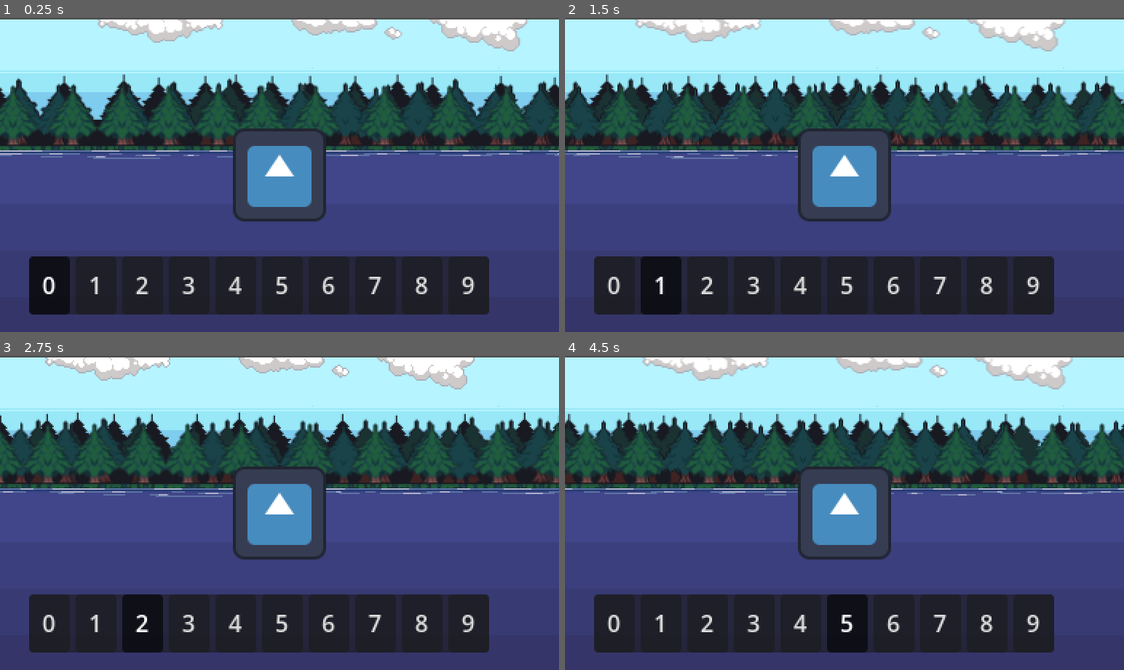
Above: before the commit, frames 1-4 (two rows, left to right).
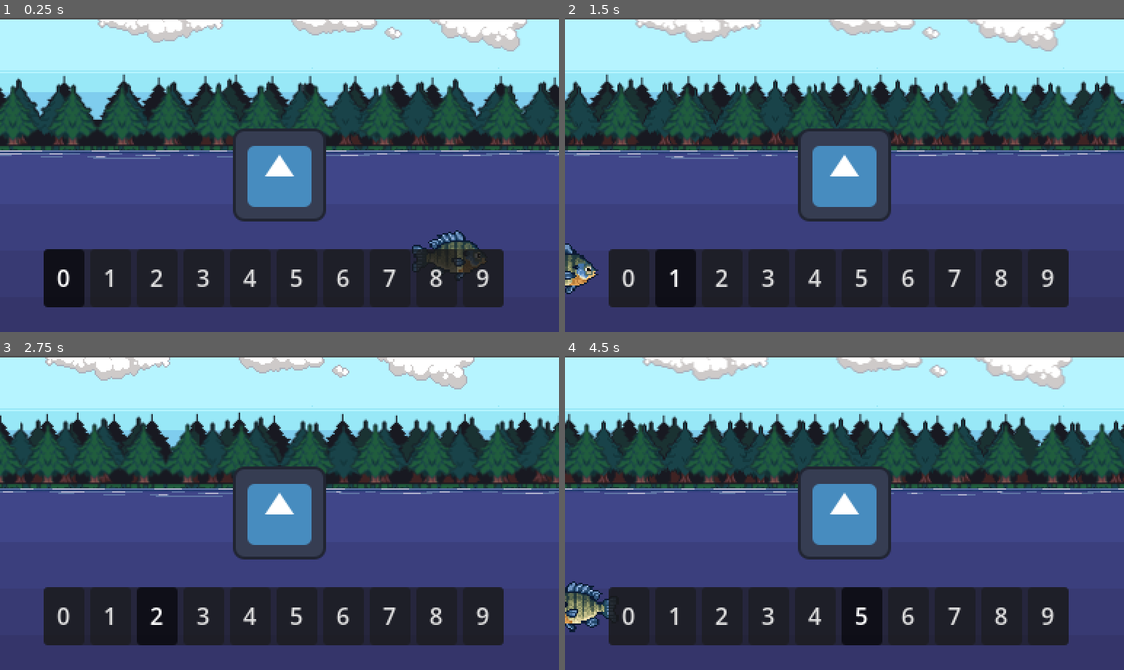
Above: after the commit, the same moments.

Repository: JuanPablo-29/Hoos-Fishing
Game: Godot game, scene res://scenes/MainGame.tscn
The game is run twice, just before and just after one commit, with the same random seed, the same clock (stepped at 60 frames per second) and the same inputs. The engine's default icon, where the game draws it, is replaced by a stand-in: a white triangle on a blue panel in a dark square.
Inputs:
- Up to frame 1 (0.25 s): no input
- Up to frame 2 (1.5 s): hold Right (move_right) 0.53-1.28 s; tap 0 (hotbar_0) at 0.6 s; hold Down (move_down) from 1.28 s (still down); tap 1 (hotbar_1) at 1.35 s
- Up to frame 3 (2.75 s): release Down (move_down) at 2.03 s; hold Right (move_right) from 2.03 s (still down); tap 2 (hotbar_2) at 2.1 s
- Up to frame 4 (4.5 s): release Right (move_right) at 2.78 s; hold Up (move_up) 2.78-3.53 s; tap 3 (hotbar_3) at 2.85 s; tap Enter at 3.5 s; hold Left (move_left) from 3.53 s (still down); tap 4 (hotbar_4) at 3.6 s; tap 5 (hotbar_5) at 4.35 s

The runs differ from the first frame. In frame 1, 6.7% of the frame differs, in the area x 5-91%, y 67-95%; in frame 2, 6.9%; in frame 3, 6.4%; in frame 4, 7.0%, in the area x 0-91%, y 71-95%.

Commit message:
Add Bluegill visual and swimming movement

Diff:
--- a/scenes/MainGame.tscn
+++ b/scenes/MainGame.tscn
@@ -3,6 +3,7 @@
 [ext_resource type="PackedScene" uid="uid://b3t74xir3luqf" path="res://scenes/Player.tscn" id="1_hat22"]
 [ext_resource type="PackedScene" uid="uid://bikvpinvkw8r4" path="res://scenes/Background.tscn" id="2_xej52"]
 [ext_resource type="PackedScene" uid="uid://fswxs08lxfc6" path="res://scenes/Hotbar.tscn" id="3_p73vr"]
+[ext_resource type="PackedScene" uid="uid://b8wxagjc001sc" path="res://src/gameplay/fishing/fish/swimming_fish.tscn" id="3_x628s"]
 [ext_resource type="Script" uid="uid://t2bkptdsrbnn" path="res://scripts/hotbar.gd" id="4_t4bxf"]
 
 [node name="MainGame" type="Node" unique_id=1319835424]
@@ -18,6 +19,11 @@
 
 [node name="Hoo" parent="World/LevelRoot" unique_id=442130460 instance=ExtResource("1_hat22")]
 position = Vector2(288, 109)
+
+[node name="SwimmingFish" parent="World/LevelRoot" unique_id=574987392 instance=ExtResource("3_x628s")]
+position = Vector2(394, 164)
+collision_layer = 0
+collision_mask = 0
 
 [node name="EntityRoot" type="Node2D" parent="World" unique_id=116449528]
 
@@ -37,10 +43,10 @@
 anchor_top = 1.0
 anchor_right = 0.5
 anchor_bottom = 1.0
-offset_left = 20.0
-offset_top = 164.0
-offset_right = 279.912
-offset_bottom = 272.0
+offset_left = 30.0
+offset_top = 159.0
+offset_right = 289.912
+offset_bottom = 267.0
 grow_vertical = 0
 script = ExtResource("4_t4bxf")
 
--- /dev/null
+++ b/src/gameplay/fishing/fish/swimming_fish.gd
@@ -0,0 +1,38 @@
+class_name SwimmingFish
+extends CharacterBody2D
+
+@export var swim_speed: float = 50.0
+@export var left_boundary: float = 50.0
+@export var right_boundary: float = 500.0
+
+@onready var sprite: Sprite2D = $Sprite2D
+
+var swim_direction: Vector2 = Vector2.RIGHT
+var vertical_offset: float = 0.0
+var swim_time: float = 0.0
+
+
+func _physics_process(delta: float) -> void:
+	swim_time += delta
+
+	# Gentle up-and-down swimming motion
+	vertical_offset = sin(swim_time * 2.0) * 10.0
+
+	velocity.x = swim_direction.x * swim_speed
+	velocity.y = vertical_offset
+
+	move_and_slide()
+
+	if global_position.x >= right_boundary:
+		swim_direction = Vector2.LEFT
+	elif global_position.x <= left_boundary:
+		swim_direction = Vector2.RIGHT
+
+	_update_facing_direction()
+
+
+func _update_facing_direction() -> void:
+	if swim_direction.x > 0:
+		sprite.flip_h = false
+	elif swim_direction.x < 0:
+		sprite.flip_h = true
--- /dev/null
+++ b/src/gameplay/fishing/fish/swimming_fish.tscn
@@ -0,0 +1,25 @@
+[gd_scene format=3 uid="uid://b8wxagjc001sc"]
+
+[ext_resource type="Texture2D" uid="uid://cwqbbff3jfify" path="res://assets/Fish/bluegill.png" id="1_bysel"]
+[ext_resource type="Script" uid="uid://cf8008buohdr7" path="res://src/gameplay/fishing/fish/swimming_fish.gd" id="1_ru44x"]
+
+[sub_resource type="CapsuleShape2D" id="CapsuleShape2D_eioo6"]
+radius = 20.0
+height = 60.0
+
+[node name="SwimmingFish" type="CharacterBody2D" unique_id=574987392]
+script = ExtResource("1_ru44x")
+
+[node name="Sprite2D" type="Sprite2D" parent="." unique_id=1124561492]
+position = Vector2(-51.000004, -35.000023)
+scale = Vector2(0.06510417, 0.064574316)
+texture = ExtResource("1_bysel")
+centered = false
+
+[node name="Polygon2D" type="Polygon2D" parent="." unique_id=919065549]
+
+[node name="CollisionShape2D" type="CollisionShape2D" parent="." unique_id=56849909]
+position = Vector2(-1, 0)
+rotation = 1.5707964
+shape = SubResource("CapsuleShape2D_eioo6")
+debug_color = Color(0.7364757, 0.46948403, 0, 0.41960785)
Binary file added: assets/Fish/bluegill.png
Not shown, added: assets/Fish/bluegill.png.import
Not shown, added: src/gameplay/fishing/fish/swimming_fish.gd.uid
